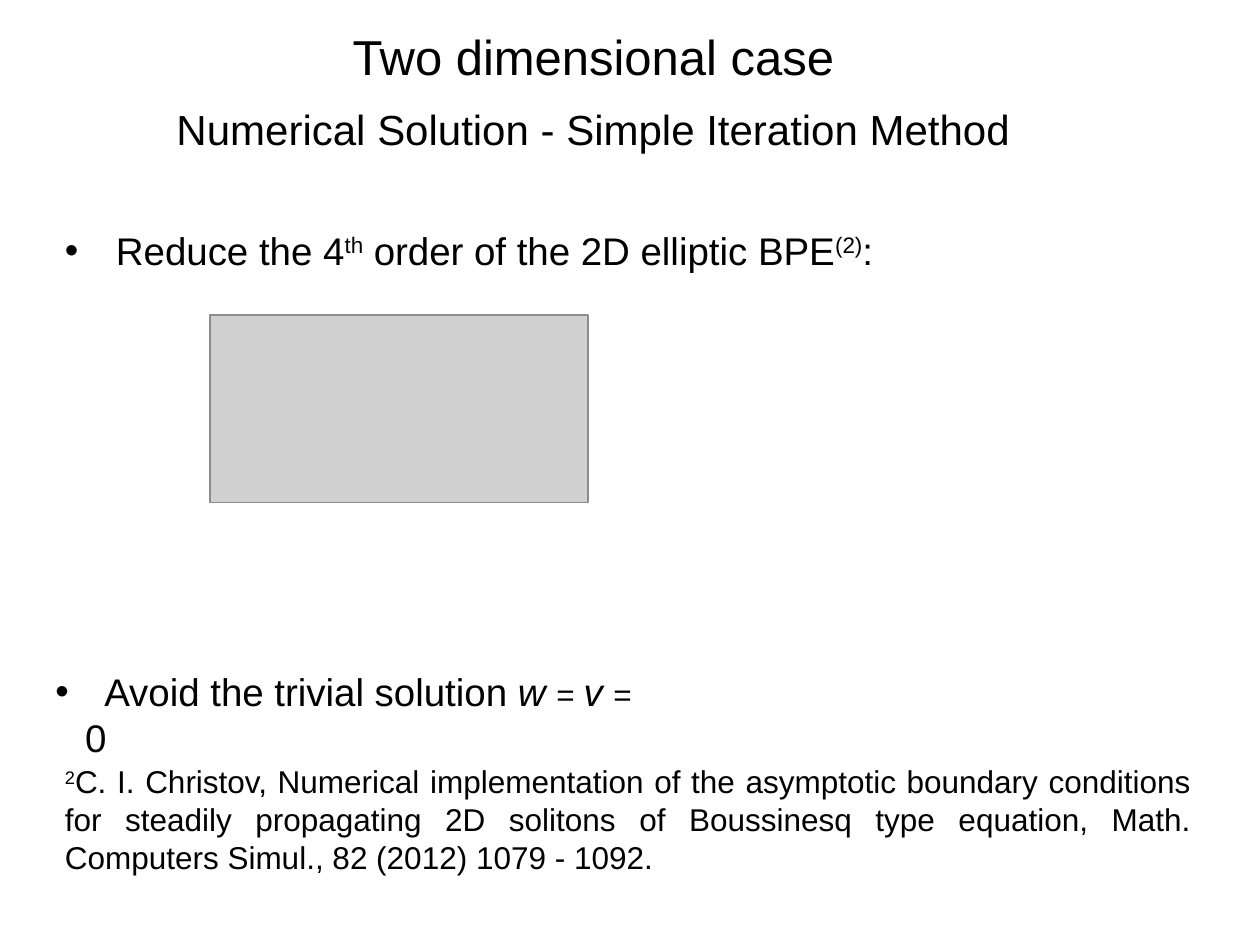
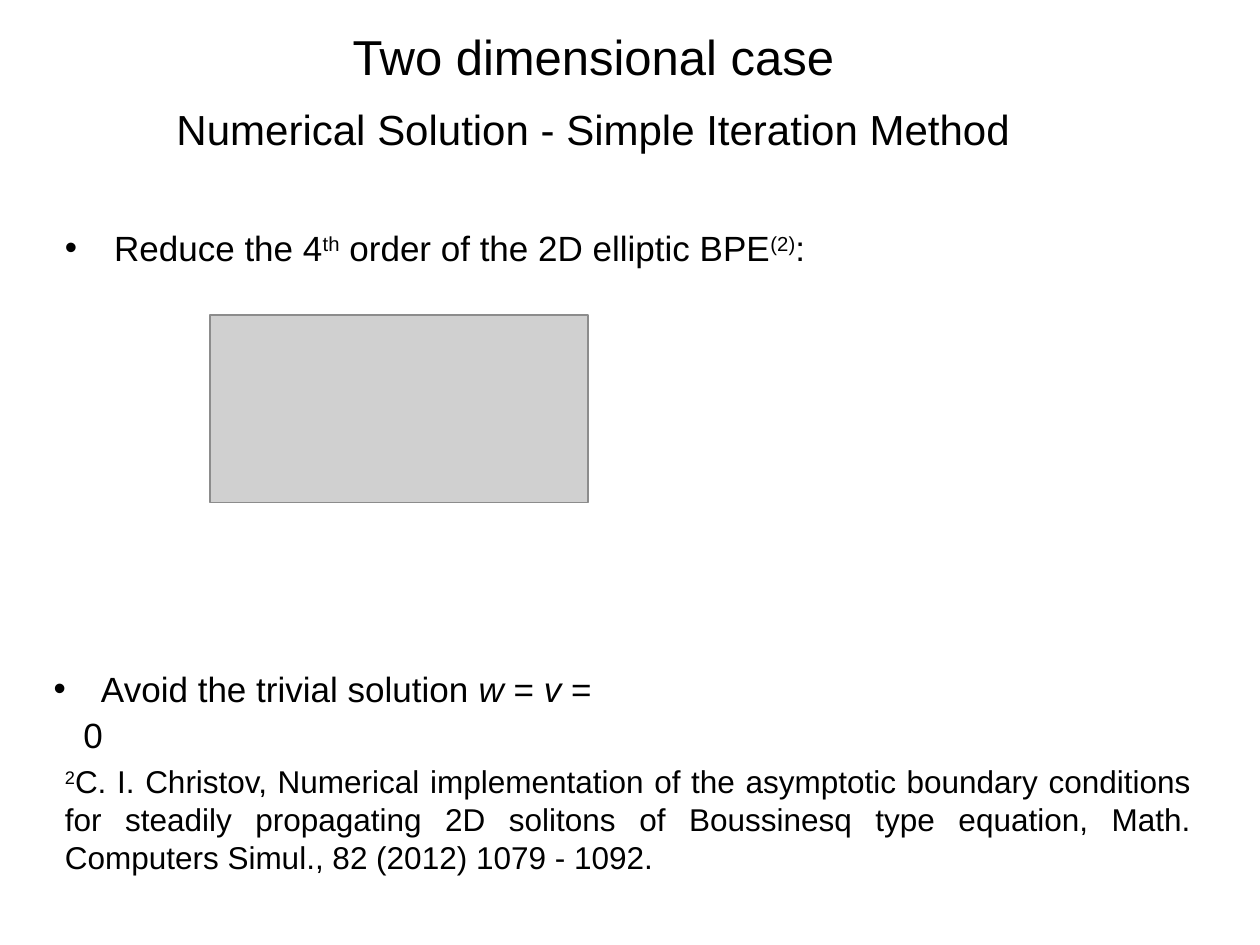
Before and after one commit to CloakMe/Boussinesq, a slide deck: slide 6 of Docu/Presentation Linz/Presentation.ppt. Drawn at 1260x945 pixels with LibreOffice and Linux fonts; fonts in the diff are those of the drawing; grey boxes stand for pictures. Boxes give left, top, right and bottom in pixels: in the first picture for what was removed or moved away, otherwise in the second. Text is boxed around its words. In the diff, an @@ line names an element or a change of style, - is before the commit and + after.

```diff
--- a/Docu/Presentation Linz/Presentation.ppt
+++ b/Docu/Presentation Linz/Presentation.ppt
@@ text "Reduce the 4th order of ..." at (x1=114, y1=235, x2=795, y2=268): size 22 to 20 pt @@
@@ text "Avoid the trivial solution w ..." at (x1=83, y1=676, x2=562, y2=749): size 22 to 20 pt; size 18 to 20 pt in "= =" @@
```
Also in this commit, not shown: 4 other slides changed, 1 slide added.
